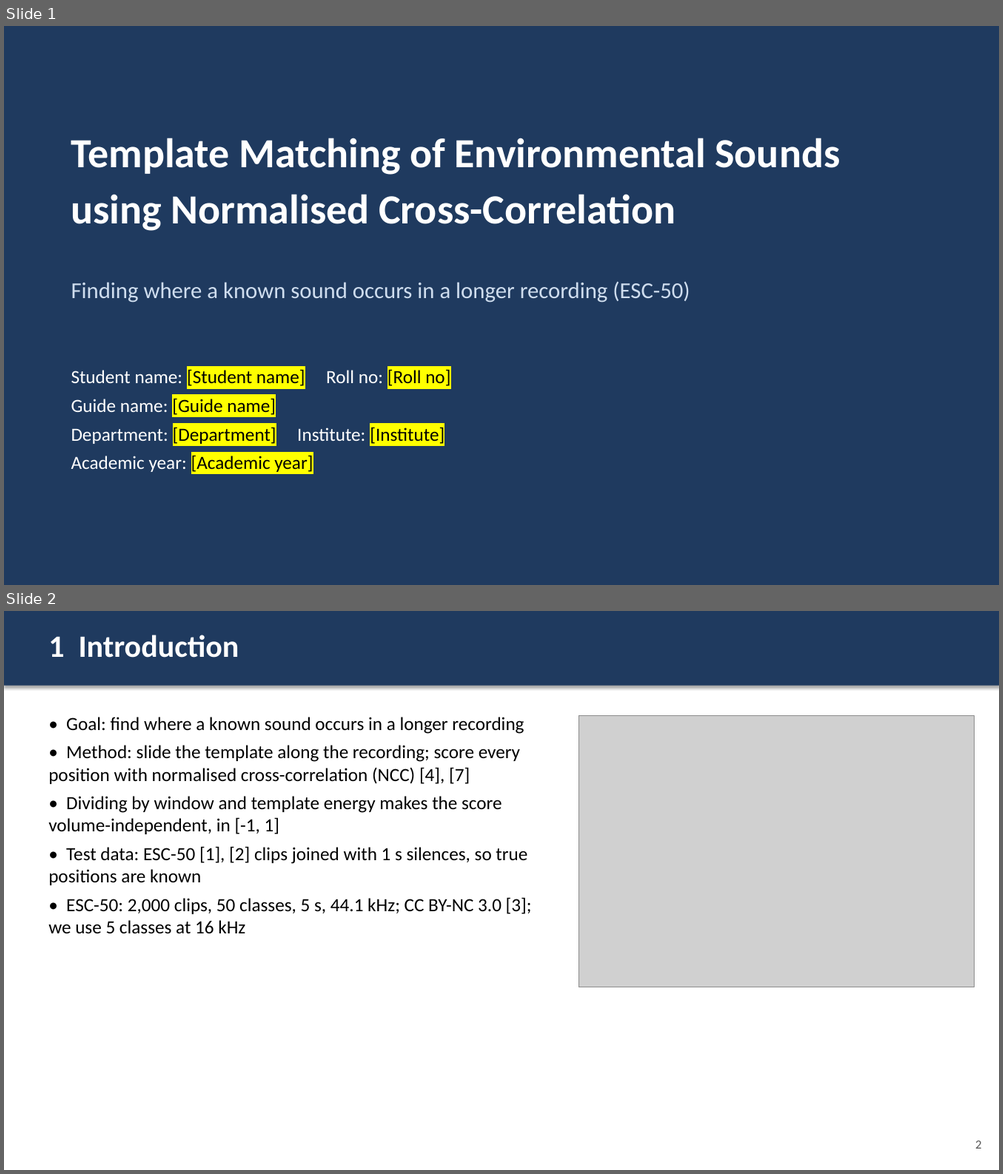
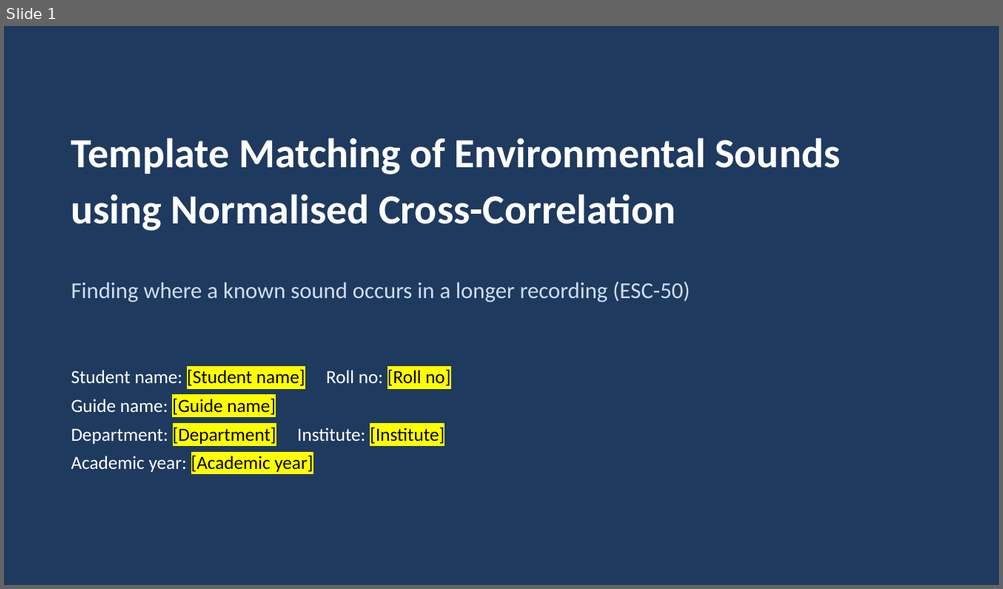
Before and after one commit to Zion-Naranje/matched-filter-pulse-detector, a slide deck: esc50_matching/docs/presentation.pptx. Shown one above the other, each under a label of ours: slides 1 and 2 before the commit, slide 1 after it. The pictures are 1003x1174 and 1003x589 pixels, drawn with LibreOffice and Linux fonts; fonts in the diff are those of the drawing; grey boxes stand for pictures. Boxes give left, top, right and bottom in pixels: in the first picture for what was removed or moved away, otherwise in the second. Text is boxed around its words. In the diff, an @@ line names an element or a change of style, - is before the commit and + after.

```diff
--- a/esc50_matching/docs/presentation.pptx
+++ b/esc50_matching/docs/presentation.pptx
@@ slide 2 removed at [4,611,999,1170], background #FFFFFF @@
@@ rectangle removed at [4,611,999,686] @@
@@ text removed at [48,635,239,658] @@
-1 Introduction
@@ text removed at [48,717,532,934] @@
-• Goal: find where a known sound occurs in a longer recording
-• Method: slide the template along the recording; score every position with normalised cross-correlation (NCC) [4], [7]
-• Dividing by window and template energy makes the score volume-independent, in [-1, 1]
-• Test data: ESC-50 [1], [2] clips joined with 1 s silences, so true positions are known
-• ESC-50: 2,000 clips, 50 classes, 5 s, 44.1 kHz; CC BY-NC 3.0 [3]; we use 5 classes at 16 kHz
@@ picture removed at [578,715,974,988] @@
@@ text removed at [975,1141,981,1149] @@
-2
```
Also in this commit, not shown: 6 slides changed, 1 slide added, 4 other files.
